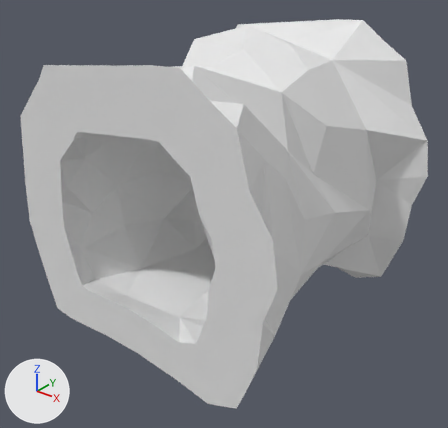
Before and after pictures for a commit that changed the glTF model Rogue-Robots/Assets/Models/ModularBlocks/TunnelStraight1.gltf.
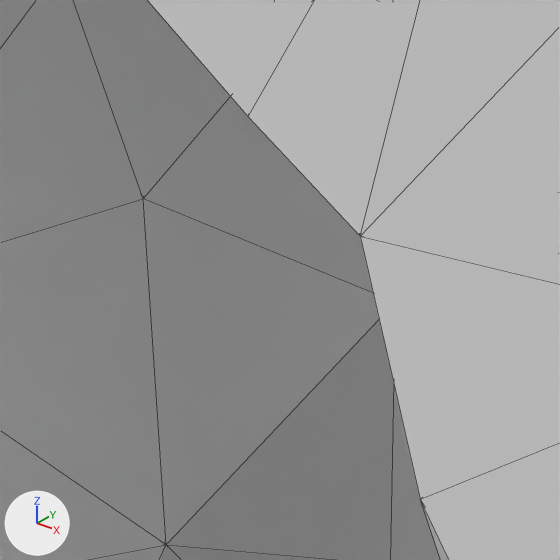
The first picture shows the older version from a 50 mm lens placed at (6.82, -8.4, 7.11), pointed at (0.31, -0.27, 2.06). The close-ups show both versions on the part from 32% to 48% of the width and 34% to 51% of the height of that picture; other places that the commit changed are outside them. Lighting does not change. The marker at lower left points along +X, +Y and +Z. The close-ups show mesh edges as thin lines.

The first close-up shows 'TunnelStraight1'.
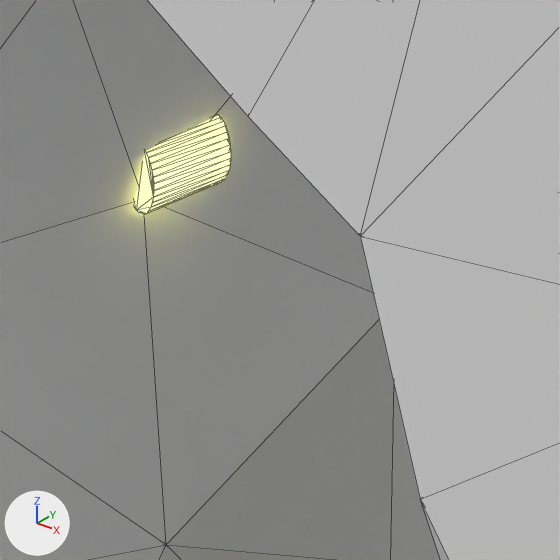
Boxes [x1, y1, x2, y2] around the edits, measured in the close-ups (560 x 560 px):
'TunnelLight.015', added (beige)
    after: [135, 116, 231, 215]

Patch to the scene script:
```diff
--- a/Rogue-Robots/Assets/Models/ModularBlocks/TunnelStraight1.gltf.py
+++ b/Rogue-Robots/Assets/Models/ModularBlocks/TunnelStraight1.gltf.py
@@ img_tunnellightemission @@
+img_tunnellightemission = load_image('TunnelLightEmission', 'Textures/TunnelLightEmission.png', 256, 256, 'sRGB')
@@ mat_tunnellight @@
+mat_tunnellight = bpy.data.materials.new('TunnelLight')
+mat_tunnellight.use_nodes = True; mat_tunnellight.node_tree.nodes.clear()
+_N = mat_tunnellight.node_tree.nodes; _L = mat_tunnellight.node_tree.links
+n0 = _N.new('ShaderNodeBsdfPrincipled'); n0.name = 'Principled BSDF'
+n0.inputs[2].default_value = 0.4  # 'Roughness'
+n0.inputs[28].default_value = 2.0  # 'Emission Strength'
+n1 = _N.new('ShaderNodeOutputMaterial'); n1.name = 'Material Output'
+n2 = _N.new('ShaderNodeTexImage'); n2.name = 'Image Texture'
+n2.image = img_tunnellightemission
+_L.new(n0.outputs[0], n1.inputs[0])  # 'BSDF' to 'Surface'
+_L.new(n2.outputs[0], n0.inputs[27])  # 'Color' to 'Emission Color'
@@ me_cylinder_032 @@
+me_cylinder_032.from_pydata(...)  # 64 vertices, 124 faces; spans x -1.447..-1.347, y -0.15..0.15, z 2.393..2.593
+me_cylinder_032.materials.append(mat_tunnellight)  # its picture is missing
@@ ob_tunnellight_015 @@
+ob_tunnellight_015 = bpy.data.objects.new('TunnelLight.015', me_cylinder_032)
+ob_tunnellight_015.location = (0.0, 0.0, 0.0)
```
